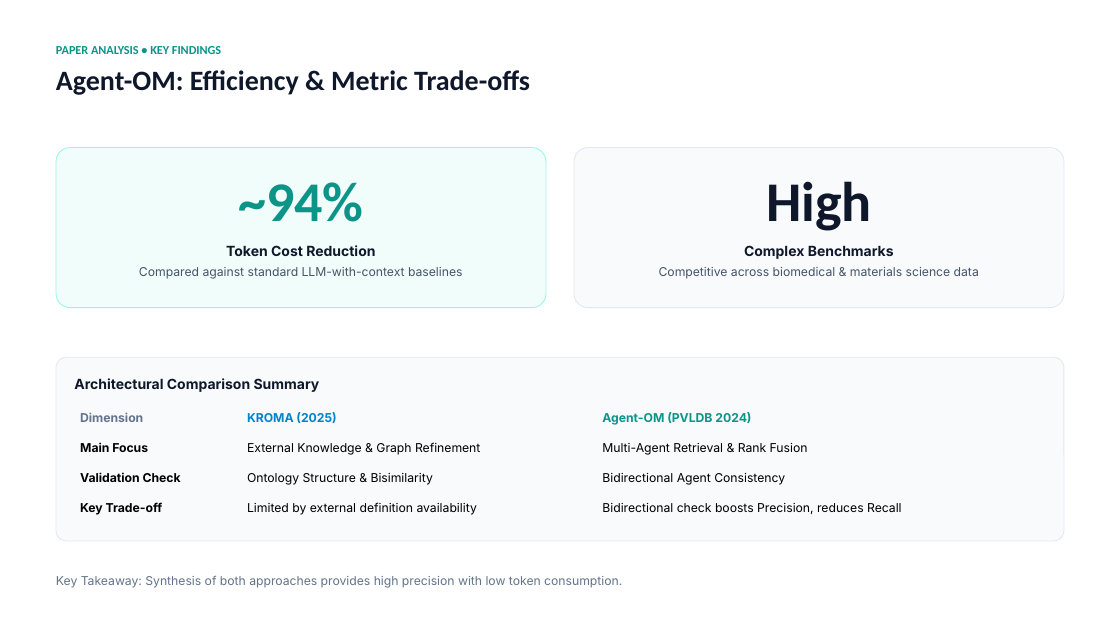
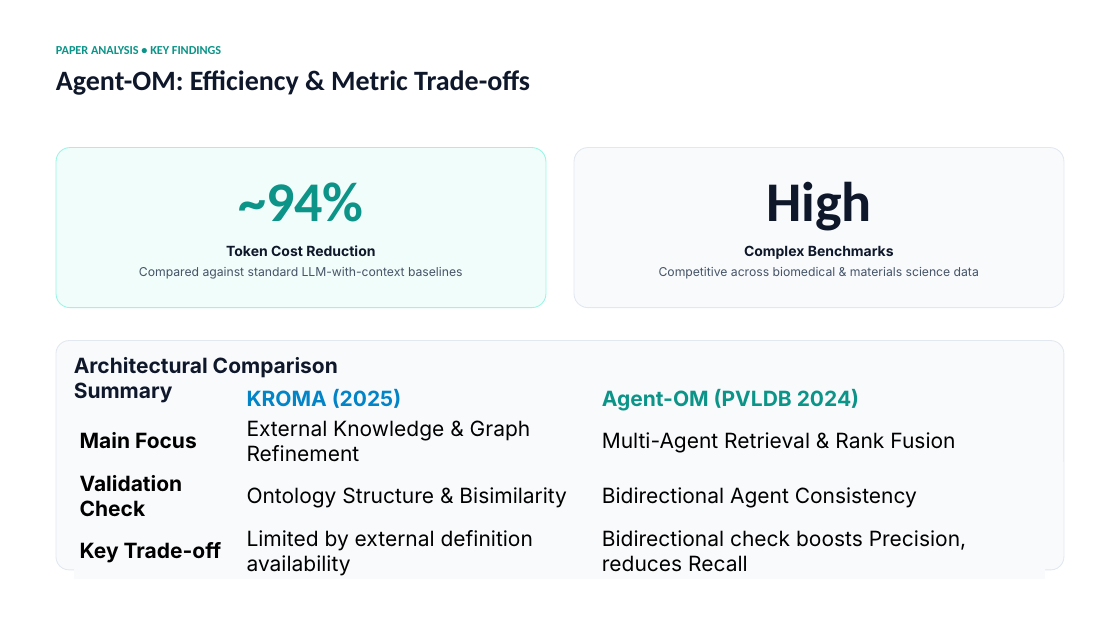
Before and after one commit to BogdanCTU/Applied-Computational-Intelligence-UBB, a slide deck: slide 5 of Year2_Semester1_ApplicationComputationalLinguistics/RR1_Presentation_Week2/Todoran_RR1.pptx. Drawn at 1120x630 pixels with LibreOffice and Linux fonts; fonts in the diff are those of the drawing. Boxes give left, top, right and bottom in pixels: in the first picture for what was removed or moved away, otherwise in the second. Text is boxed around its words. In the diff, an @@ line names an element or a change of style, - is before the commit and + after.

```diff
--- a/Year2_Semester1_ApplicationComputationalLinguistics/RR1_Presentation_Week2/Todoran_RR1.pptx
+++ b/Year2_Semester1_ApplicationComputationalLinguistics/RR1_Presentation_Week2/Todoran_RR1.pptx
@@ rounded rectangle: place and size @@
-rounded rectangle at (56, 357, 1065, 541)
+rounded rectangle at (56, 340, 1065, 570)
@@ text "Architectural Comparison Summary": place and size @@
-text "Architectural Comparison Summary" at (74, 378, 320, 392)
+text "Architectural Comparison Summary" at (74, 357, 338, 403)
@@ text "Architectural Comparison Summary" at (74, 357, 338, 403): size 12 to 18 pt @@
@@ table at (74, 384, 1045, 580) @@
-row 1, column 1: Dimension
+row 1, column 1: 
@@ size 10.5 to 18 pt @@
@@ table: place and size @@
-table at (75, 404, 1046, 523)
+table at (74, 384, 1045, 580)
@@ text removed at (56, 575, 622, 588) @@
-Key Takeaway: Synthesis of both approaches provides high precision with low token consumption.
```
Also in this commit, not shown: 4 other slides changed.
